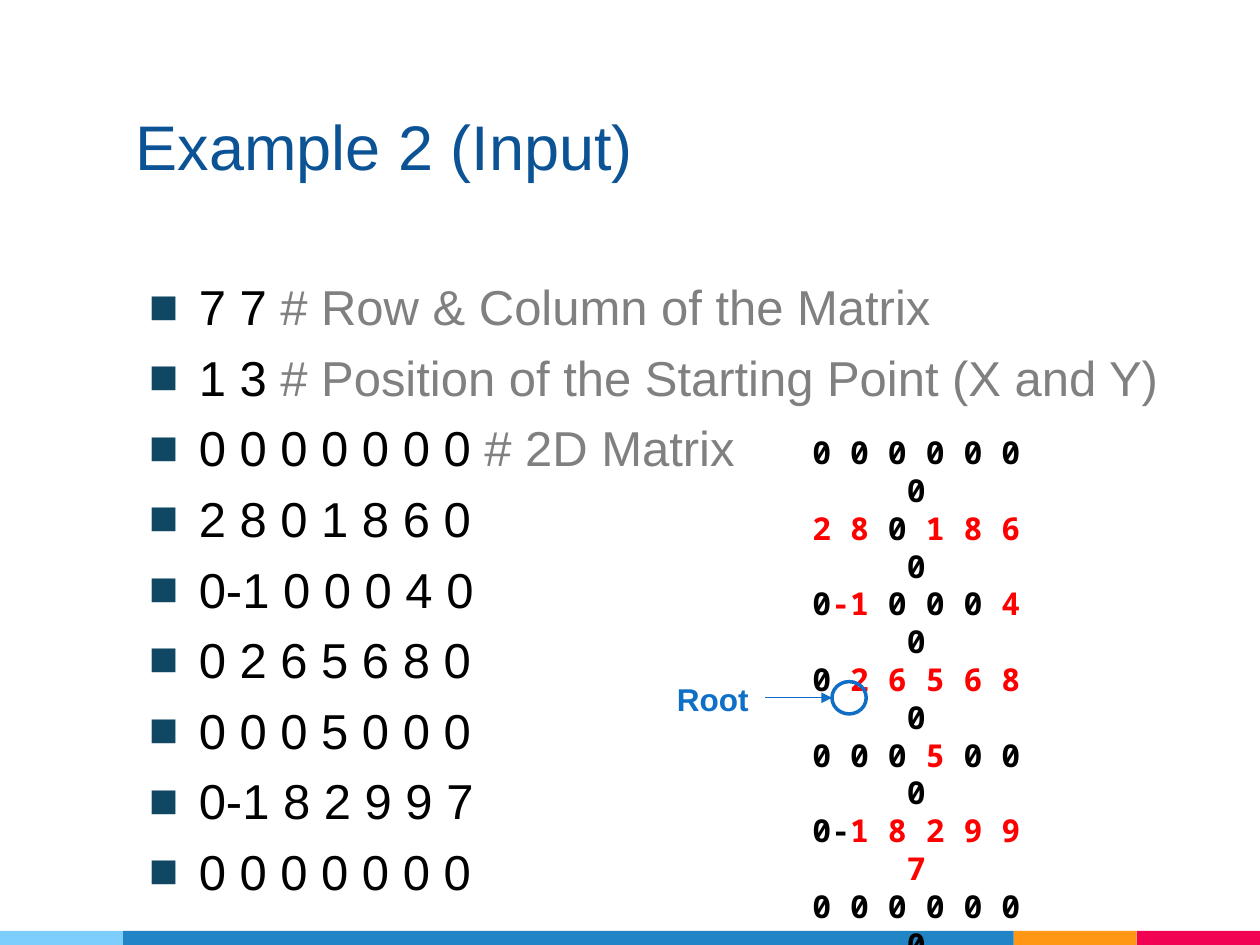
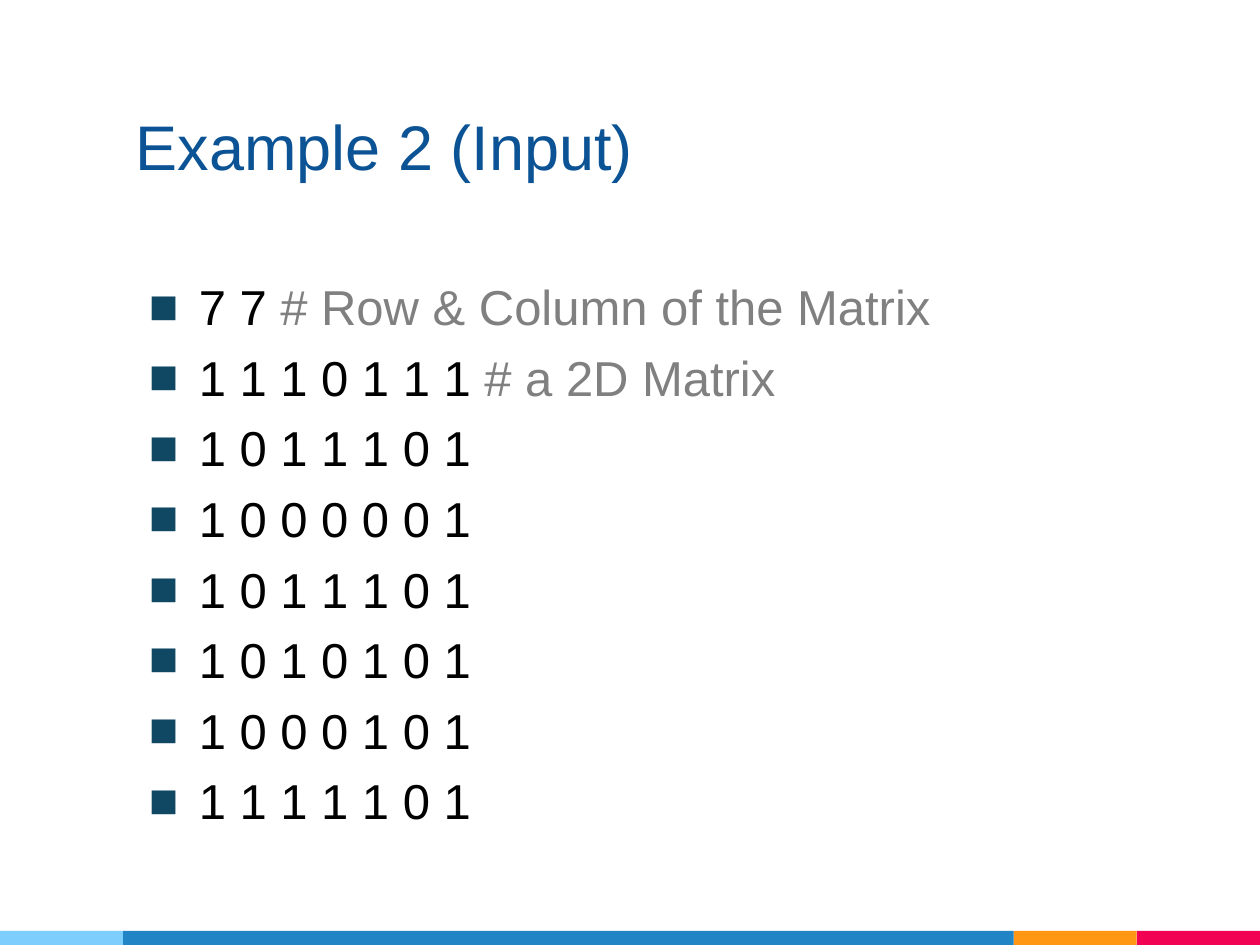
Before and after one commit to wuling31715/2021-NTHU-Data-Structure, a slide deck: slide 8 of ch05-tree/Quiz3/ppt/Quiz3.pptx (slide 9 before the commit). Drawn at 1260x945 pixels with LibreOffice and Linux fonts; fonts in the diff are those of the drawing. Boxes give left, top, right and bottom in pixels: in the first picture for what was removed or moved away, otherwise in the second. Text is boxed around its words. In the diff, an @@ line names an element or a change of style, - is before the commit and + after.

```diff
--- a/ch05-tree/Quiz3/ppt/Quiz3.pptx
+++ b/ch05-tree/Quiz3/ppt/Quiz3.pptx
@@ text at (199,360,775,820): text changed @@
-■ 1 3 # Position of the Starting Point (X and Y)
-■ 0 0 0 0 0 0 0 # 2D Matrix
-■ 2 8 0 1 8 6 0
-■ 0-1 0 0 0 4 0
-■ 0 2 6 5 6 8 0
-■ 0 0 0 5 0 0 0
-■ 0-1 8 2 9 9 7
-■ 0 0 0 0 0 0 0
+■ 1 1 1 0 1 1 1 # a 2D Matrix
+■ 1 0 1 1 1 0 1
+■ 1 0 0 0 0 0 1
+■ 1 0 1 1 1 0 1
+■ 1 0 1 0 1 0 1
+■ 1 0 0 0 1 0 1
+■ 1 1 1 1 1 0 1
@@ text removed at (812,441,1020,919) @@
-0 0 0 0 0 0 0
-2 8 0 1 8 6 0
-0-1 0 0 0 4 0
-0 2 6 5 6 8 0
-0 0 0 5 0 0 0
-0-1 8 2 9 9 7
-0 0 0 0 0 0 0
@@ text removed at (677,689,749,712) @@
-Root
@@ ellipse removed at (832,682,866,714) @@
@@ arrow removed from (765, 698) to (832, 698) @@
```
Also in this commit, not shown: 6 other slides changed, 6 slides added, 5 slides removed, 29 other files.
